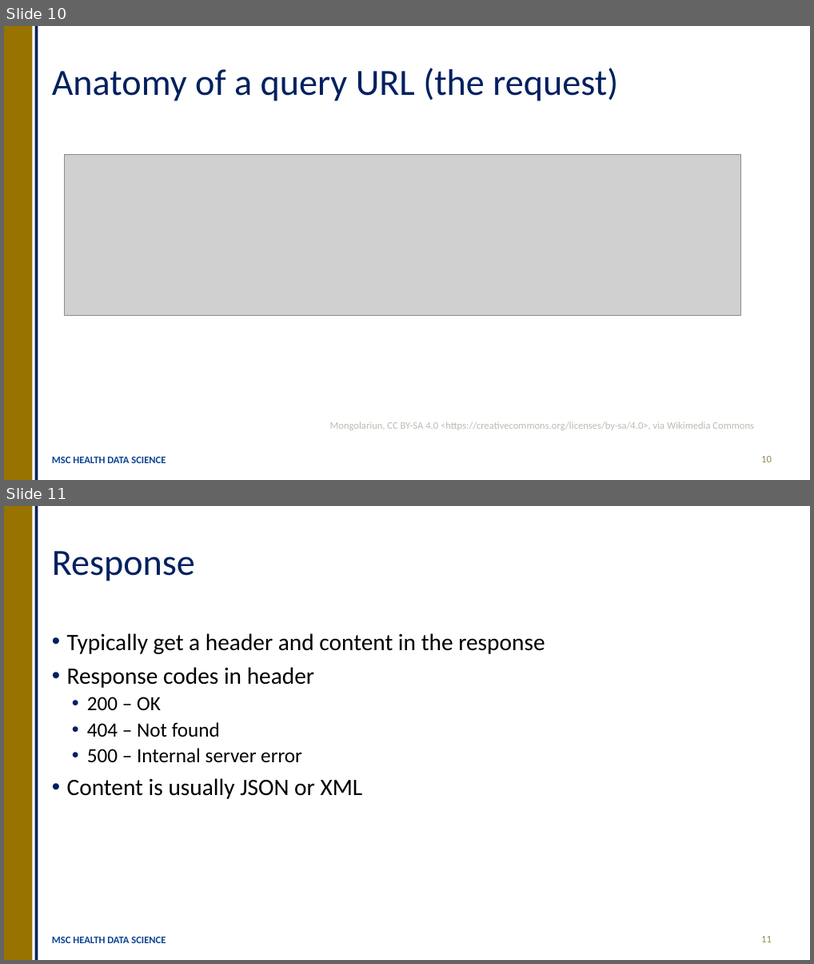
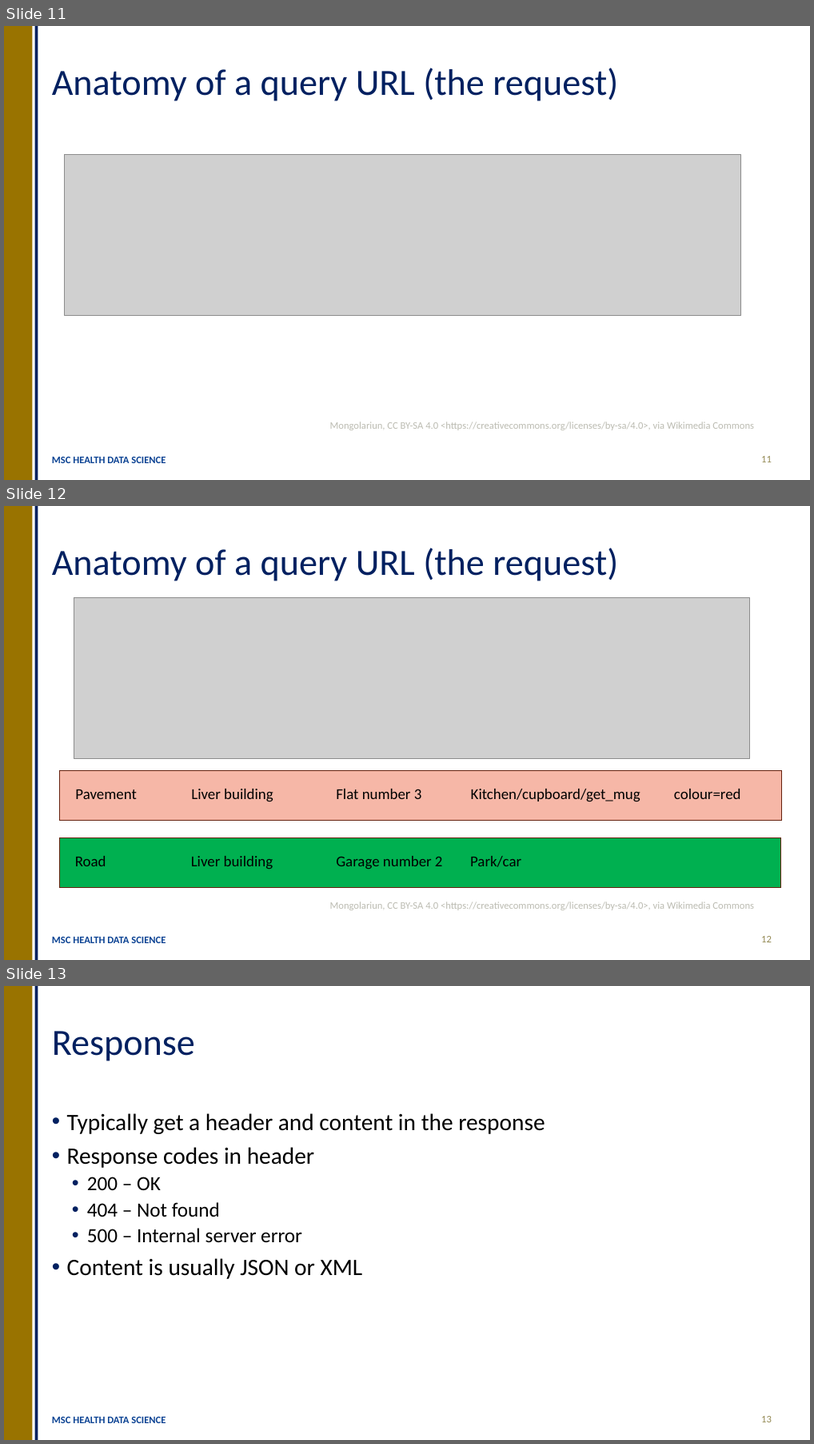
Before and after one commit to OllyButters/HDS-plumber, a slide deck: api_plumber_slides.pptx. Shown one above the other, each under a label of ours: slides 10 and 11 before the commit, slides 11, 12 and 13 after it. The pictures are 814x964 and 814x1444 pixels, drawn with LibreOffice and Linux fonts; fonts in the diff are those of the drawing; grey boxes stand for pictures. Boxes give left, top, right and bottom in pixels: in the first picture for what was removed or moved away, otherwise in the second. Text is boxed around its words. In the diff, an @@ line names an element or a change of style, - is before the commit and + after.

```diff
--- a/api_plumber_slides.pptx
+++ b/api_plumber_slides.pptx
@@ slide 12 added at bbox=[4, 506, 810, 960], background #FFFFFF; not listed: 2 template elements that a slide beside it also shows @@
@@ title added at bbox=[52, 548, 618, 581], 44 pt, text #002060 @@
+Anatomy of a query URL (the request)
@@ picture added at bbox=[74, 597, 750, 758] @@
@@ rectangle added at bbox=[60, 770, 782, 820], fill #F6B7A7, outline #66210F 1 pt @@
@@ text added at bbox=[75, 789, 136, 799], 18 pt, text #000000 @@
+Pavement
@@ text added at bbox=[191, 788, 273, 802], 18 pt, text #000000 @@
+Liver building
@@ text added at bbox=[336, 788, 422, 799], 18 pt, text #000000 @@
+Flat number 3
@@ text added at bbox=[471, 788, 641, 802], 18 pt, text #000000 @@
+Kitchen/cupboard/get_mug
@@ text added at bbox=[674, 788, 742, 799], 18 pt, text #000000 @@
+colour=red
@@ rectangle added at bbox=[60, 837, 782, 887], fill #00B050, outline #66210F 1 pt @@
@@ text added at bbox=[75, 856, 106, 866], 18 pt, text #000000 @@
+Road
@@ text added at bbox=[191, 856, 273, 868], 18 pt, text #000000 @@
+Liver building
@@ text added at bbox=[336, 856, 443, 868], 18 pt, text #000000 @@
+Garage number 2
@@ text added at bbox=[470, 856, 522, 867], 18 pt, text #000000 @@
+Park/car
@@ text added at bbox=[330, 901, 754, 910], 12 pt, text #BCBCB2 @@
+Mongolariun, CC BY-SA 4.0 <https://creativecommons.org/licenses/by-sa/4.0>, via Wikimedia Commons
@@ text added at bbox=[52, 936, 166, 943], 12 pt, text #0B4293, bold @@
+MSC HEALTH DATA SCIENCE
@@ page number added at bbox=[762, 936, 772, 942], 12 pt, text #948A54 @@
+12
@@ what was slide 10 is now slide 11 @@
@@ page number at bbox=[762, 456, 772, 462]: text changed @@
-10
+11
@@ what was slide 11 is now slide 13 @@
@@ page number at bbox=[762, 1416, 772, 1422]: text changed @@
-11
+13
```
Also in this commit, not shown: 9 slides changed, 6 other slides added, 4 other files.
